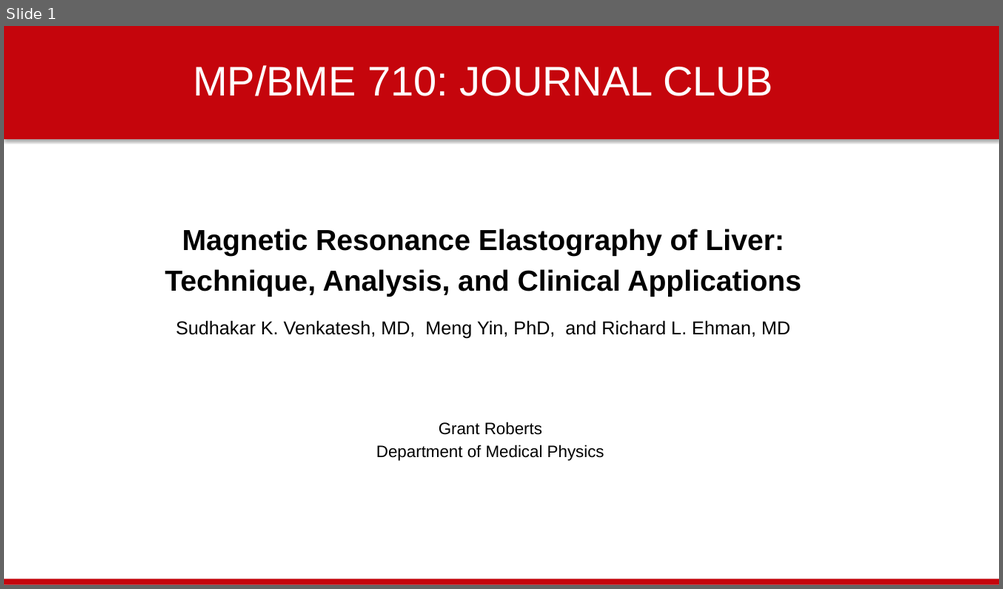
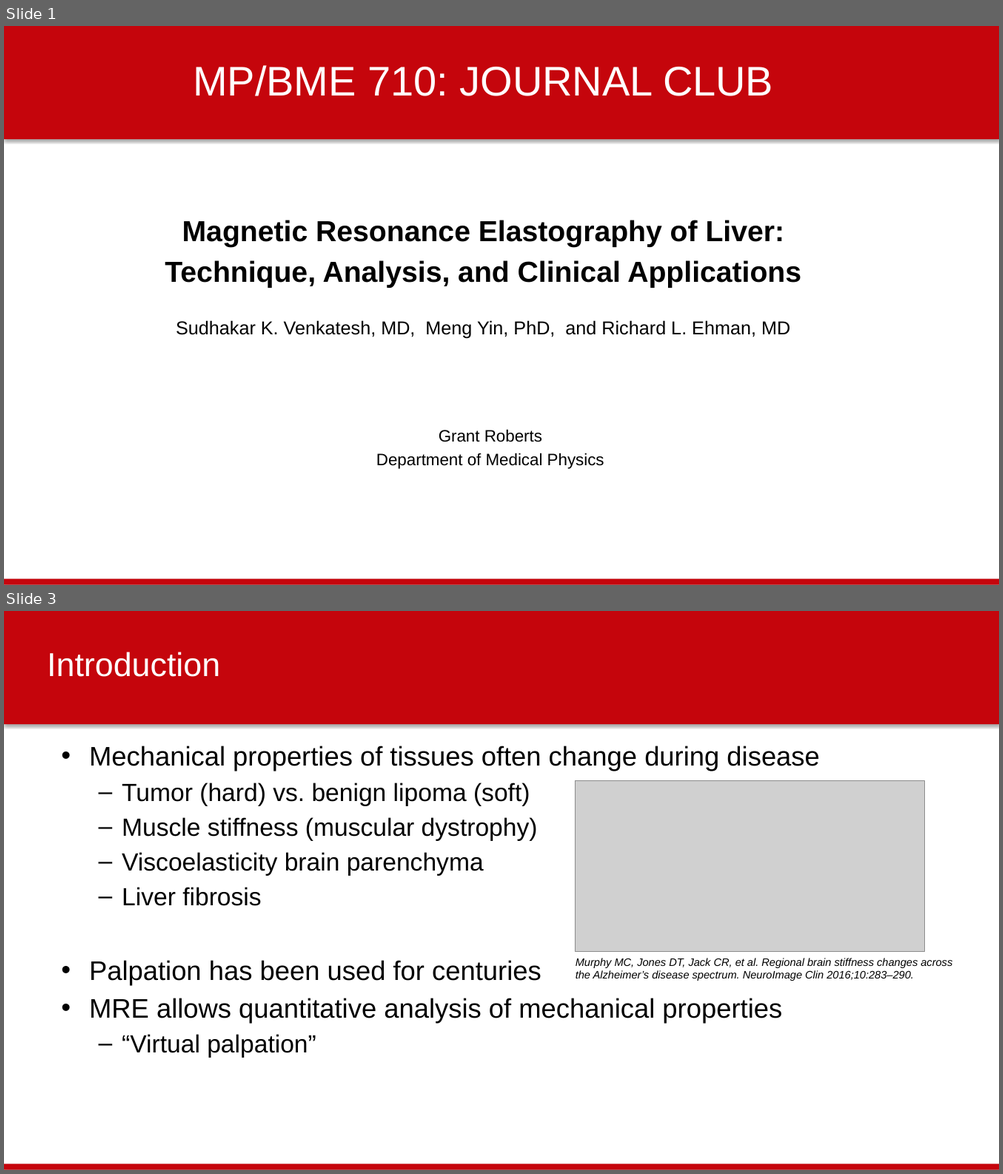
Before and after one commit to gsroberts1/MP710, a slide deck: Journal Club/Phase-Contrast and Elastography/MRE - Grant Roberts.pptx. Shown one above the other, each under a label of ours: slide 1 before the commit, slides 1 and 3 after it; the slides between them are not shown. The pictures are 1003x589 and 1003x1174 pixels, drawn with LibreOffice and Linux fonts; fonts in the diff are those of the drawing; grey boxes stand for pictures; background and template pictures are left out. Boxes give left, top, right and bottom in pixels: in the first picture for what was removed or moved away, otherwise in the second. Text is boxed around its words. In the diff, an @@ line names an element or a change of style, - is before the commit and + after.

```diff
--- a/Journal Club/Phase-Contrast and Elastography/MRE - Grant Roberts.pptx
+++ b/Journal Club/Phase-Contrast and Elastography/MRE - Grant Roberts.pptx
@@ slide 3 added at <box>4,611,999,1170</box>, background #FFFFFF; not listed: 2 template elements that a slide beside it also shows @@
@@ title added at <box>47,652,220,677</box>, 32 pt, text #FFFFFF @@
+Introduction
@@ text added at <box>89,746,819,1058</box>, 26 pt, text #000000 @@
+• Mechanical properties of tissues often change during disease
+  – Tumor (hard) vs. benign lipoma (soft)
+  – Muscle stiffness (muscular dystrophy)
+  – Viscoelasticity brain parenchyma
+  – Liver fibrosis
+• Palpation has been used for centuries
+• MRE allows quantitative analysis of mechanical properties
+  – “Virtual palpation”
@@ picture added at <box>575,780,925,951</box> @@
@@ text added at <box>575,958,952,981</box>, 10.5 pt, text #000000, italic @@
+Murphy MC, Jones DT, Jack CR, et al. Regional brain stiffness changes across the Alzheimer’s disease spectrum. NeuroImage Clin 2016;10:283–290.
@@ slide 1 changed as well @@
@@ text "Magnetic Resonance Elastography of Liver:": place and size @@
-text "Magnetic Resonance Elastography of Liver:" at <box>165,229,801,297</box>
+text "Magnetic Resonance Elastography of Liver:" at <box>165,220,801,288</box>
@@ text "Grant Roberts": place and size @@
-text "Grant Roberts" at <box>376,422,604,461</box>
+text "Grant Roberts" at <box>376,429,604,469</box>
```
Also in this commit, not shown: 1 other slide changed, 12 other slides added, 3 slides removed, 1 other file.
